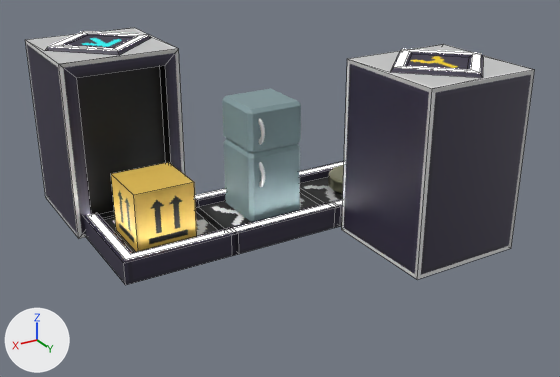
The Blender file resources/belt.blend: old version first, new version second.
Both versions are drawn from a 50 mm lens placed at (3.06, 5.4, 2.48), pointed at (-0.05, 0.22, -0.12). The lights are fixed; the arrows at lower left show +X, +Y and +Z. Mesh edges are drawn as thin lines on the coarser meshes.

Names of what the first picture shows: 'beltCCW', 'beltCW', 'beltStraight', 'box', 'fridge', 'input', 'output'.
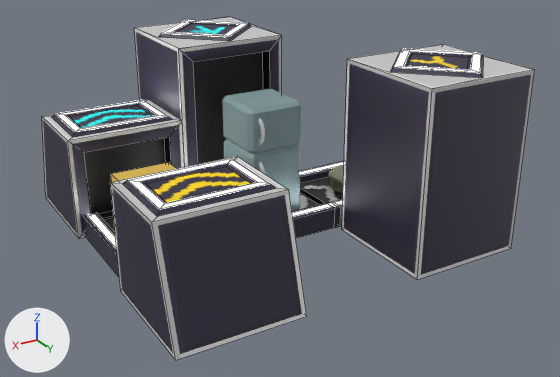
Commit message: underground belt modelled

Boxes [x1, y1, x2, y2] around the edits, measured in the pictures (560 x 377 px):
'input', moved: before [25, 28, 185, 239]; after [134, 17, 282, 167]
'underground-out', added: after [110, 156, 307, 360]
    faces in mat_material_013 (picture img_undergroundtexture_png_002): [110, 156, 307, 360]
    faces in mat_material_014 (white #e7e7e7): [128, 158, 270, 209]
'underground-in', added: after [42, 99, 185, 239]
    faces in mat_material_004 (picture img_undergroundtexture_png): [42, 99, 185, 239]
    faces in mat_material_002 (white #e7e7e7): [56, 100, 167, 132]
'beltCCW', unchanged, covered by the edit: before [84, 200, 239, 285]; after [292, 189, 341, 238]
'box', unchanged, covered by the edit: before [111, 162, 197, 252]; after [111, 162, 177, 182]
'beltStraight', unchanged, covered by the edit: before [195, 188, 341, 256]; after [84, 213, 119, 277]

The change, as a diff of the scene's bpy script:
```diff
--- a/resources/belt.blend.py
+++ b/resources/belt.blend.py
@@ img_undergroundtexture_png_002 @@
+img_undergroundtexture_png_002 = load_image('undergroundTexture.png.002', 'undergroundTexture.png', 64, 56, 'sRGB')
@@ img_undergroundtexture_png @@
+img_undergroundtexture_png = load_image('undergroundTexture.png', 'undergroundTexture.png', 64, 56, 'sRGB')
@@ mat_material_013 @@
+mat_material_013 = principled_material('Material.013')
+mat_material_013.texture = img_undergroundtexture_png_002
@@ mat_material_014 @@
+mat_material_014 = principled_material('Material.014')
+mat_material_014.base_color = (0.8, 0.8, 0.8)  # white #e7e7e7
+mat_material_014.emission_strength = 10.0
@@ mat_material_004 @@
+mat_material_004 = principled_material('Material.004')
+mat_material_004.texture = img_undergroundtexture_png
@@ me_cube_010 @@
+me_cube_010.from_pydata(...)  # 32 vertices, 30 faces; spans x -0.5..0.5, y -0.5..0.5, z -0.5..0.406
+# faces by material slot: [26, 4]
+me_cube_010.materials.append(mat_material_013)  # picture img_undergroundtexture_png_002
+me_cube_010.materials.append(mat_material_014)  # white #e7e7e7
@@ me_cube_006 @@
+me_cube_006.from_pydata(...)  # 32 vertices, 30 faces; spans x -0.5..0.5, y -0.5..0.5, z -0.5..0.406
+# faces by material slot: [26, 4]
+me_cube_006.materials.append(mat_material_004)  # picture img_undergroundtexture_png
+me_cube_006.materials.append(mat_material_002)  # white #e7e7e7
@@ ob_input @@
 ob_input = bpy.data.objects.new('input', me_cube)
-ob_input.location = (1.0, -1.0, 0.0)
+ob_input.location = (0.0, -1.0, 0.0)
 ob_input.rotation_euler = (0.0, 0.0, 4.712)  # degrees (0, 0, 270)
@@ ob_underground_out @@
+ob_underground_out = bpy.data.objects.new('underground-out', me_cube_010)
+ob_underground_out.location = (1.0, 1.0, 0.0)
+ob_underground_out.rotation_euler = (0.0, 0.0, 1.571)  # degrees (0, 0, 90)
@@ ob_underground_in @@
+ob_underground_in = bpy.data.objects.new('underground-in', me_cube_006)
+ob_underground_in.location = (1.0, -1.0, 0.0)
+ob_underground_in.rotation_euler = (0.0, 0.0, 4.712)  # degrees (0, 0, 270)
```
